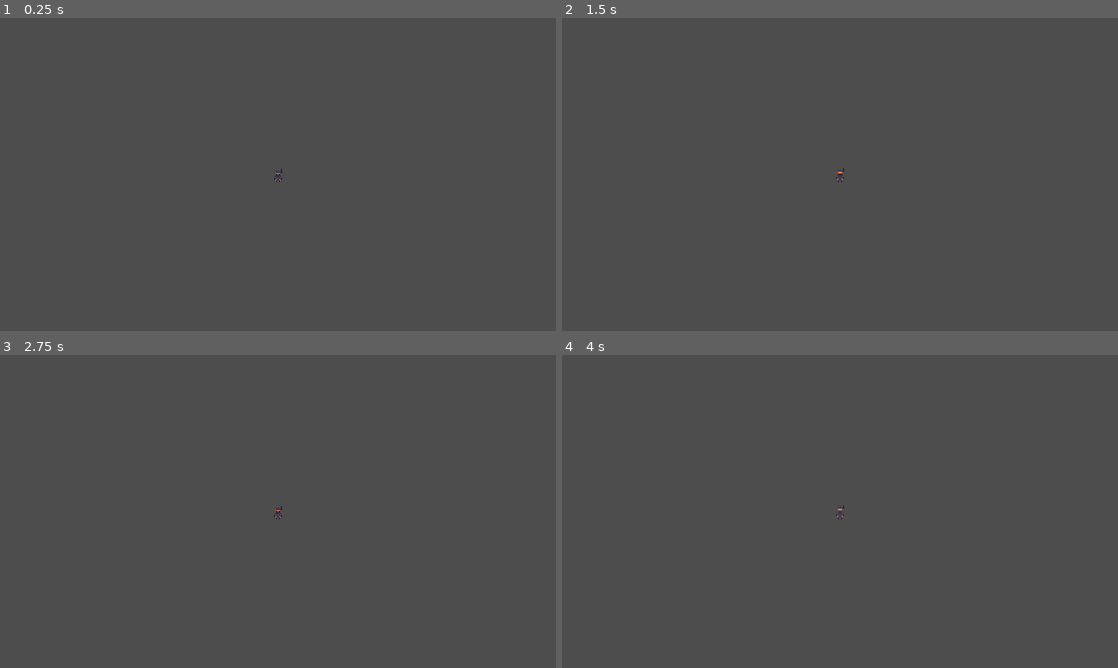
Above: before the commit, frames 1-4 (two rows, left to right).
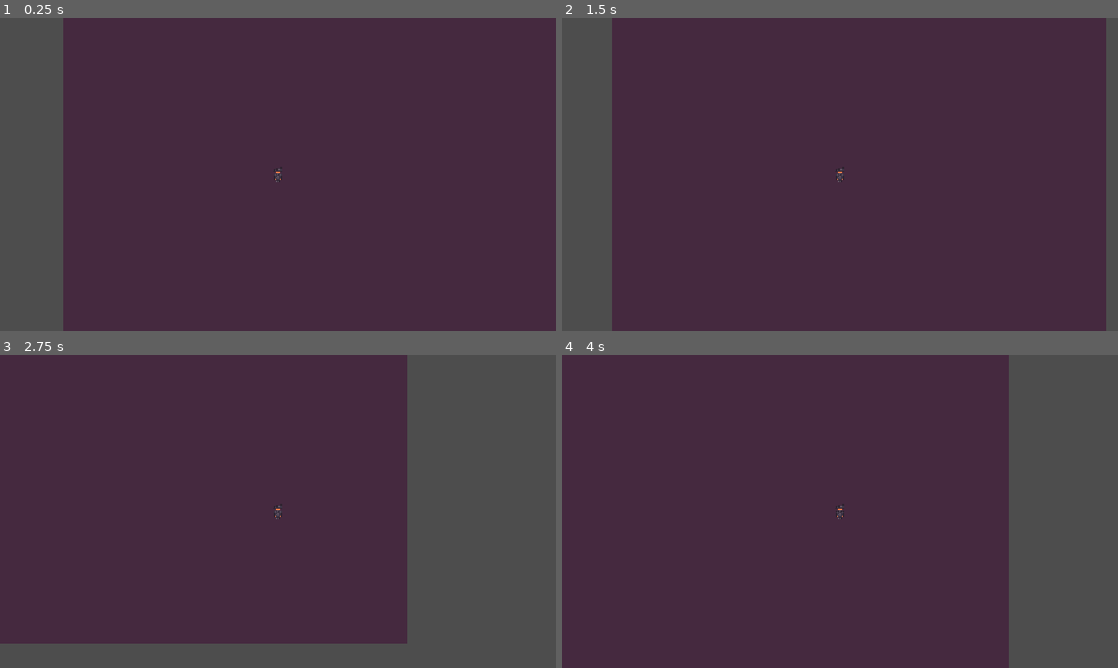
Above: after the commit, the same moments.

Repository: vishnuyadali-beep/Project-Blood
Game: Godot game, scene res://scenes/levels/main.tscn
Same seed, same stepped clock (60 frames per second), same inputs: the game is played once before the commit and once after it.
Inputs:
- Up to frame 1 (0.25 s): no input
- Up to frame 2 (1.5 s): tap Enter at 0.5 s; hold D (move_right) 0.53-1.28 s; tap Shift (dash) at 0.6, 1.35 s; tap Space at 1.25 s; hold S (move_down) from 1.28 s (still down)
- Up to frame 3 (2.75 s): release S (move_down) at 2.03 s; hold D (move_right) from 2.03 s (still down); tap Shift (dash) at 2.1 s
- Up to frame 4 (4 s): release D (move_right) at 2.78 s; hold W (move_up) 2.78-3.53 s; tap Shift (dash) at 2.85, 3.6 s; tap Enter at 3.5 s; hold A (move_left) from 3.53 s (still down)

The runs differ from the first frame. In frame 1, 89% of the frame differs, in the area x 11-100%, y 0-100%; in frame 2, 89%, in the area x 9-98%, y 0-100%; in frame 3, 68%; in frame 4, 80%.

Commit message:
New Sprites and background which is purple!

Diff:
--- a/scenes/levels/world.tscn
+++ b/scenes/levels/world.tscn
@@ -1,11 +1,19 @@
 [gd_scene format=3 uid="uid://cjg2fn5ki0evf"]
 
+[ext_resource type="Texture2D" uid="uid://ddyveqmby2720" path="res://assets/sprites/Background.png" id="1_7k8c1"]
 [ext_resource type="PackedScene" uid="uid://dgo5i1be0djp8" path="res://scenes/player/player.tscn" id="1_tsias"]
 
 [sub_resource type="RectangleShape2D" id="RectangleShape2D_6bx2n"]
 size = Vector2(101, 179)
 
 [node name="World" type="Node2D" unique_id=1986188915]
+
+[node name="TextureRect" type="TextureRect" parent="." unique_id=202035506]
+offset_left = -445.0
+offset_top = -450.0
+offset_right = 579.0
+offset_bottom = 574.0
+texture = ExtResource("1_7k8c1")
 
 [node name="Player" parent="." unique_id=52667878 instance=ExtResource("1_tsias")]
 
--- a/scenes/player/player.tscn
+++ b/scenes/player/player.tscn
@@ -1,62 +1,59 @@
 [gd_scene format=3 uid="uid://dgo5i1be0djp8"]
 
 [ext_resource type="Script" uid="uid://x77rdqkkb4lq" path="res://scenes/player/player.gd" id="1_4flbx"]
-[ext_resource type="Texture2D" uid="uid://t1abm0rrnyby" path="res://assets/sprites/Main_Character1-Sheet.png" id="1_8afob"]
+[ext_resource type="Texture2D" uid="uid://cpaooaj1noj8m" path="res://assets/sprites/Main_Character1_V3-Sheet.png" id="2_dovo2"]
 
-[sub_resource type="AtlasTexture" id="AtlasTexture_dovo2"]
-atlas = ExtResource("1_8afob")
+[sub_resource type="AtlasTexture" id="AtlasTexture_gmlin"]
+atlas = ExtResource("2_dovo2")
 region = Rect2(0, 0, 32, 32)
 
-[sub_resource type="AtlasTexture" id="AtlasTexture_gmlin"]
-atlas = ExtResource("1_8afob")
+[sub_resource type="AtlasTexture" id="AtlasTexture_lvxji"]
+atlas = ExtResource("2_dovo2")
 region = Rect2(32, 0, 32, 32)
 
-[sub_resource type="AtlasTexture" id="AtlasTexture_lvxji"]
-atlas = ExtResource("1_8afob")
+[sub_resource type="AtlasTexture" id="AtlasTexture_p47bc"]
+atlas = ExtResource("2_dovo2")
 region = Rect2(64, 0, 32, 32)
 
-[sub_resource type="AtlasTexture" id="AtlasTexture_p47bc"]
-atlas = ExtResource("1_8afob")
+[sub_resource type="AtlasTexture" id="AtlasTexture_75vfm"]
+atlas = ExtResource("2_dovo2")
 region = Rect2(96, 0, 32, 32)
 
-[sub_resource type="AtlasTexture" id="AtlasTexture_75vfm"]
-atlas = ExtResource("1_8afob")
+[sub_resource type="AtlasTexture" id="AtlasTexture_0owmy"]
+atlas = ExtResource("2_dovo2")
 region = Rect2(128, 0, 32, 32)
 
-[sub_resource type="AtlasTexture" id="AtlasTexture_0owmy"]
-atlas = ExtResource("1_8afob")
+[sub_resource type="AtlasTexture" id="AtlasTexture_qek5x"]
+atlas = ExtResource("2_dovo2")
 region = Rect2(160, 0, 32, 32)
 
-[sub_resource type="AtlasTexture" id="AtlasTexture_qek5x"]
-atlas = ExtResource("1_8afob")
+[sub_resource type="AtlasTexture" id="AtlasTexture_5gtgg"]
+atlas = ExtResource("2_dovo2")
 region = Rect2(192, 0, 32, 32)
 
-[sub_resource type="AtlasTexture" id="AtlasTexture_5gtgg"]
-atlas = ExtResource("1_8afob")
+[sub_resource type="AtlasTexture" id="AtlasTexture_h17s1"]
+atlas = ExtResource("2_dovo2")
 region = Rect2(224, 0, 32, 32)
 
-[sub_resource type="AtlasTexture" id="AtlasTexture_h17s1"]
-atlas = ExtResource("1_8afob")
+[sub_resource type="AtlasTexture" id="AtlasTexture_je7p5"]
+atlas = ExtResource("2_dovo2")
 region = Rect2(256, 0, 32, 32)
 
-[sub_resource type="AtlasTexture" id="AtlasTexture_je7p5"]
-atlas = ExtResource("1_8afob")
+[sub_resource type="AtlasTexture" id="AtlasTexture_fm80t"]
+atlas = ExtResource("2_dovo2")
 region = Rect2(288, 0, 32, 32)
 
-[sub_resource type="AtlasTexture" id="AtlasTexture_fm80t"]
-atlas = ExtResource("1_8afob")
+[sub_resource type="AtlasTexture" id="AtlasTexture_gx1jg"]
+atlas = ExtResource("2_dovo2")
 region = Rect2(320, 0, 32, 32)
 
-[sub_resource type="AtlasTexture" id="AtlasTexture_gx1jg"]
-atlas = ExtResource("1_8afob")
+[sub_resource type="AtlasTexture" id="AtlasTexture_ugbui"]
+atlas = ExtResource("2_dovo2")
 region = Rect2(352, 0, 32, 32)
 
 [sub_resource type="SpriteFrames" id="SpriteFrames_y0acb"]
 animations = [{
 "frames": [{
-"duration": 1.0,
-"texture": SubResource("AtlasTexture_dovo2")
-}, {
 "duration": 1.0,
 "texture": SubResource("AtlasTexture_gmlin")
 }, {
@@ -89,6 +86,9 @@
 }, {
 "duration": 1.0,
 "texture": SubResource("AtlasTexture_gx1jg")
+}, {
+"duration": 1.0,
+"texture": SubResource("AtlasTexture_ugbui")
 }],
 "loop": 1,
 "name": &"idle",
Binary file added: assets/sprites/Background.png
Not shown, added: assets/sprites/Background.png.import
Binary file added: assets/sprites/Enemy_FloatingCultist_Sheet.png
Not shown, added: assets/sprites/Enemy_FloatingCultist_Sheet.png.import
Binary file added: assets/sprites/Enemy_MovingHead_Sheet.png
Not shown, added: assets/sprites/Enemy_MovingHead_Sheet.png.import
Binary file added: assets/sprites/Main_Character1_V3-Sheet.png
Not shown, added: assets/sprites/Main_Character1_V3-Sheet.png.import
Binary file added: assets/sprites/Main_Character1_V3_Idle-Sheet.png
Not shown, added: assets/sprites/Main_Character1_V3_Idle-Sheet.png.import
Binary file added: assets/sprites/Main_Character1_V3_MoveLeft-Sheet.png
Not shown, added: assets/sprites/Main_Character1_V3_MoveLeft-Sheet.png.import
